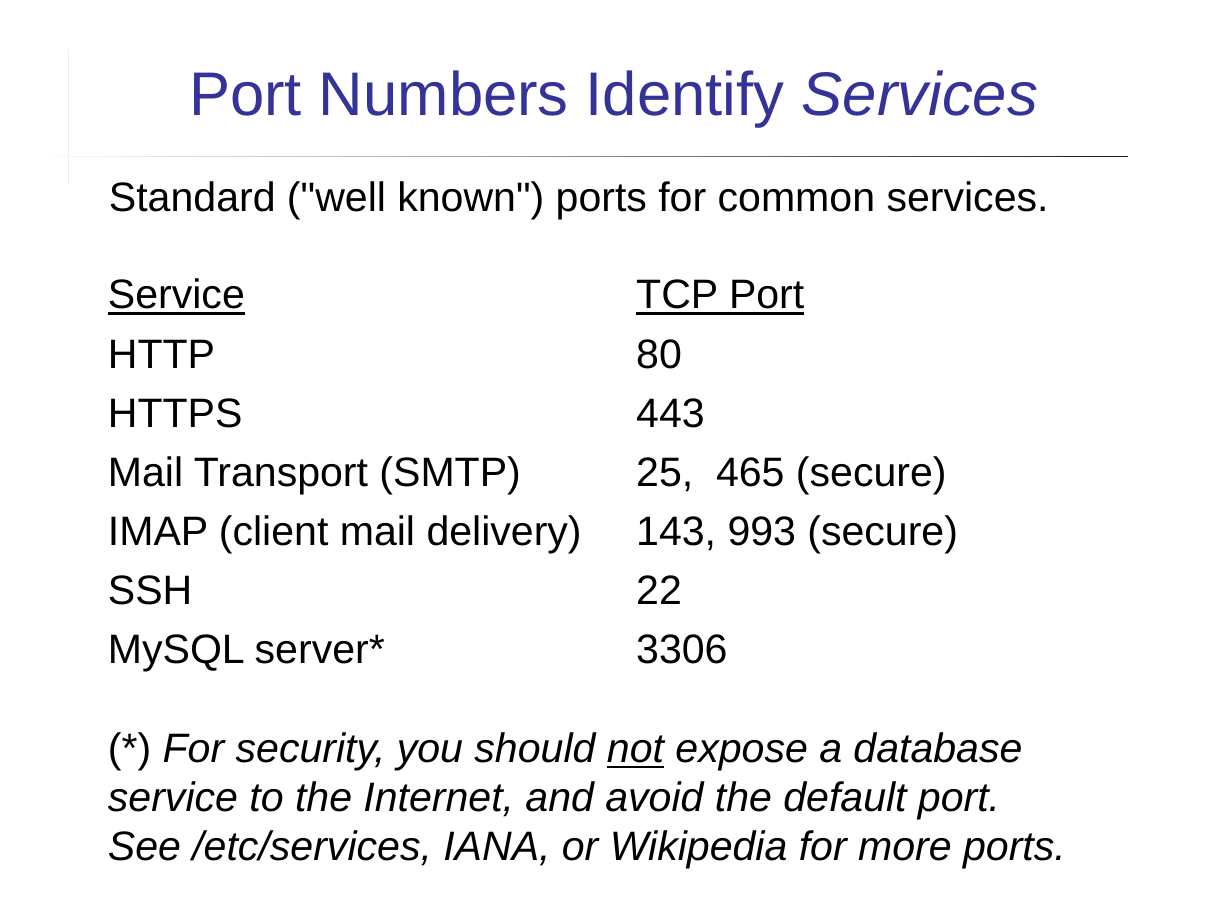
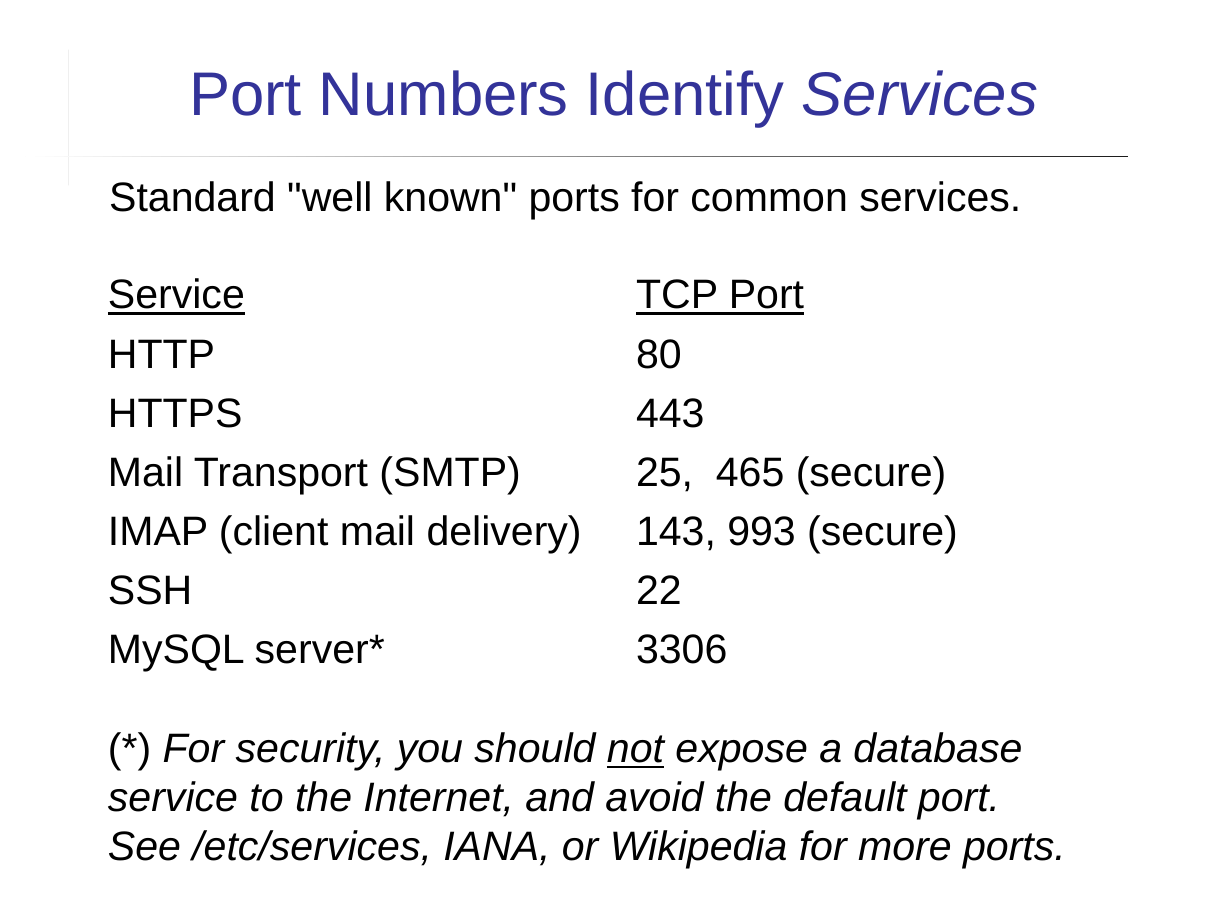
Before and after one commit to cpske/ISP, a slide deck: slide 8 of web/HTTP.ppt. Drawn at 1232x924 pixels with LibreOffice and Linux fonts; fonts in the diff are those of the drawing. Boxes give left, top, right and bottom in pixels: in the first picture for what was removed or moved away, otherwise in the second. Text is boxed around its words. In the diff, an @@ line names an element or a change of style, - is before the commit and + after.

```diff
--- a/web/HTTP.ppt
+++ b/web/HTTP.ppt
@@ text at [109,181,1021,220]: text changed @@
-Standard ("well known") ports for common services.
+Standard "well known" ports for common services.
```
Also in this commit, not shown: 16 other slides changed, 4 other files.
